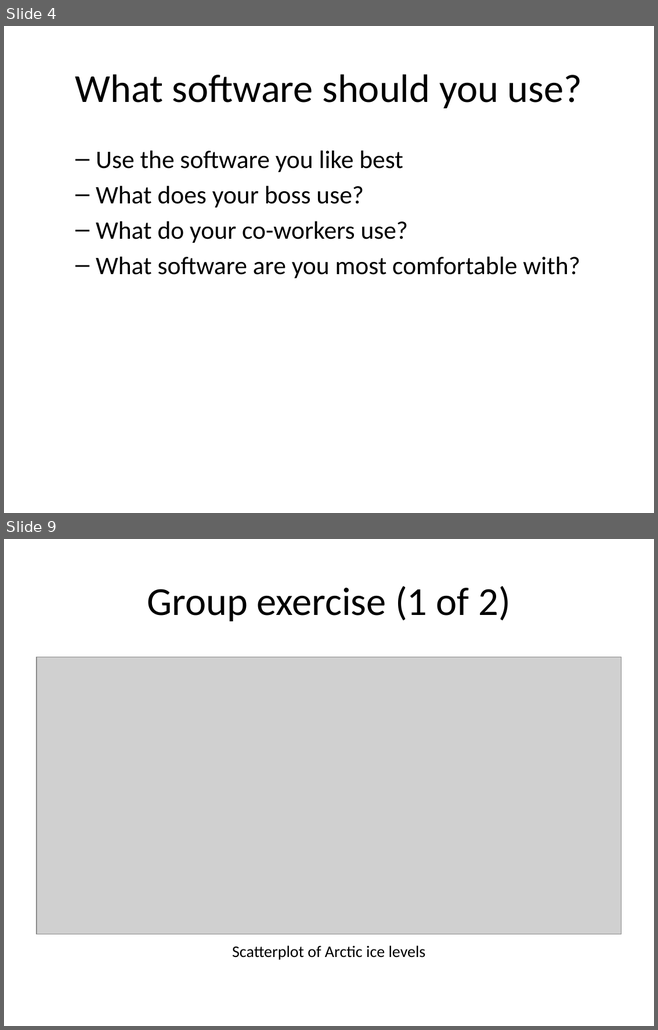
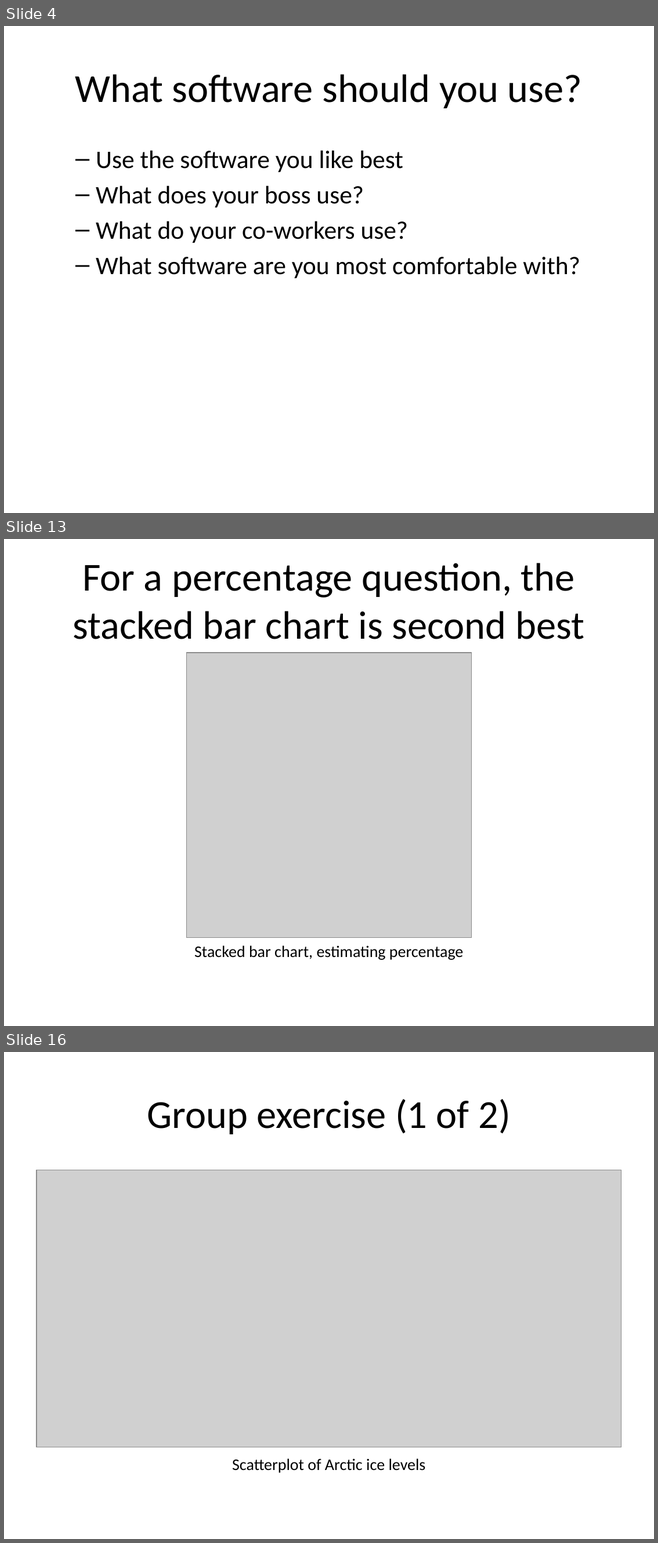
Before and after one commit to pmean/data-visualization, a slide deck: data-viz-01/src/v01-main-scatterplots.pptx. Shown one above the other, each under a label of ours: slides 4 and 9 before the commit, slides 4, 13 and 16 after it; the slides between them are not shown. The pictures are 658x1030 and 658x1543 pixels, drawn with LibreOffice and Linux fonts; fonts in the diff are those of the drawing; grey boxes stand for pictures. Boxes give left, top, right and bottom in pixels: in the first picture for what was removed or moved away, otherwise in the second. Text is boxed around its words. In the diff, an @@ line names an element or a change of style, - is before the commit and + after.

```diff
--- a/data-viz-01/src/v01-main-scatterplots.pptx
+++ b/data-viz-01/src/v01-main-scatterplots.pptx
@@ slide 13 added at (x1=4, y1=539, x2=654, y2=1026), background #FFFFFF @@
@@ title added at (x1=73, y1=563, x2=584, y2=639), 44 pt, text #000000 @@
+For a percentage question, the stacked bar chart is second best
@@ picture added at (x1=187, y1=653, x2=471, y2=938) @@
@@ text added at (x1=194, y1=946, x2=463, y2=960), 18 pt, text #000000 @@
+Stacked bar chart, estimating percentage
@@ what was slide 9 is now slide 16 @@
```
Also in this commit, not shown: 10 other slides added, 4 slides removed, 5 other files.
